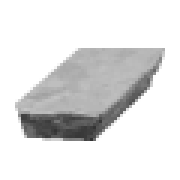
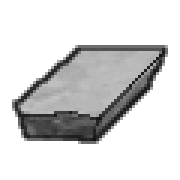
Layers edited between the first and the second w=180, h=180 image:
added layer "outline" above "Pasted Layer" over (x1=12, y1=45, x2=168, y2=144)
